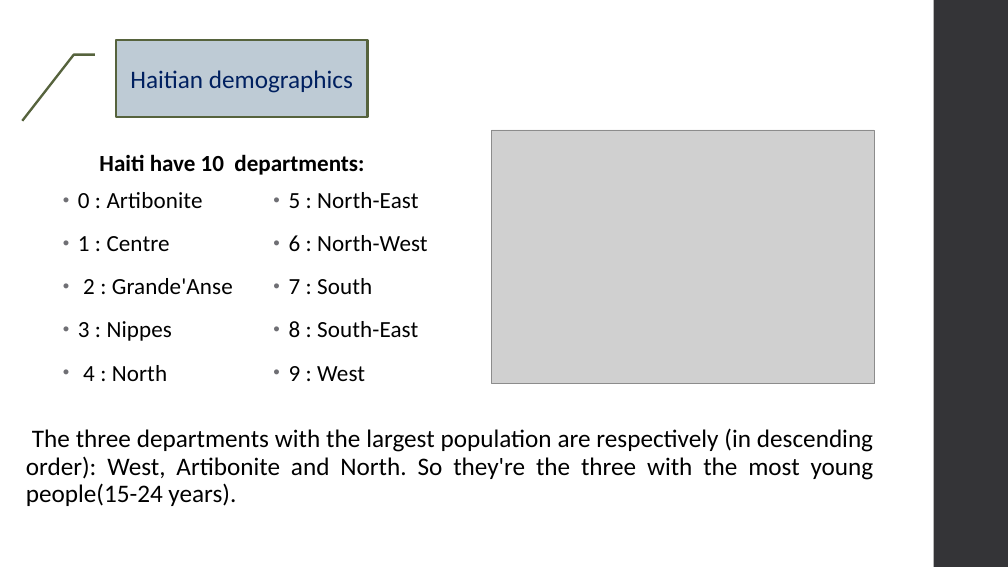
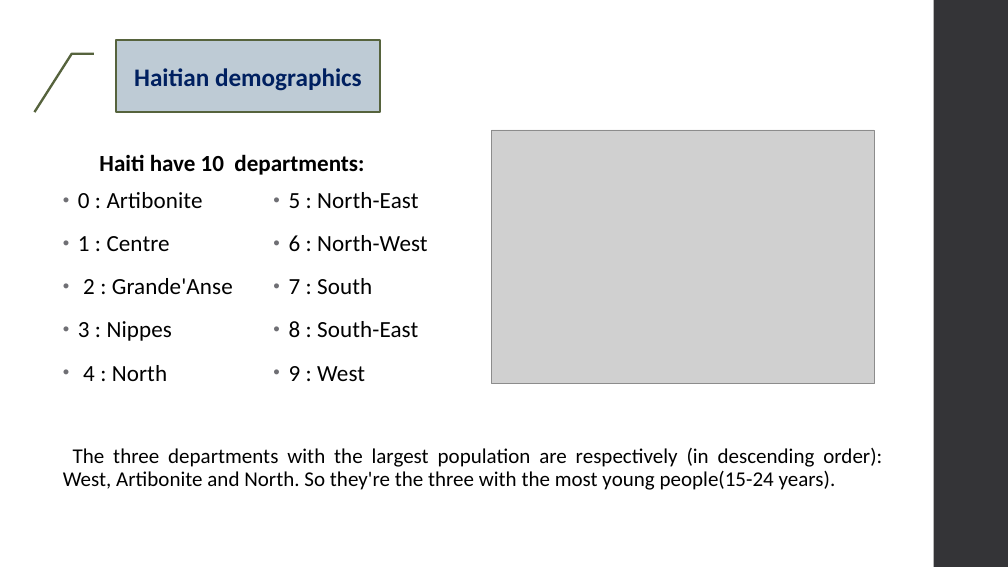
Before and after one commit to Maickery/Child_of_change, a slide deck: slide 7 of Result/Presentation.pptx. Drawn at 1008x567 pixels with LibreOffice and Linux fonts; fonts in the diff are those of the drawing; grey boxes stand for pictures. Boxes give left, top, right and bottom in pixels: in the first picture for what was removed or moved away, otherwise in the second. Text is boxed around its words. In the diff, an @@ line names an element or a change of style, - is before the commit and + after.

```diff
--- a/Result/Presentation.pptx
+++ b/Result/Presentation.pptx
@@ border callout "Haitian demographics": place and size @@
-border callout "Haitian demographics" at box(116, 40, 368, 117)
+border callout "Haitian demographics" at box(116, 40, 380, 112)
@@ border callout "Haitian demographics" at box(116, 40, 380, 112): bold on; proportions changed @@
@@ text "The three departments with the ...": place and size @@
-text "The three departments with the ..." at box(26, 428, 874, 506)
+text "The three departments with the ..." at box(63, 448, 882, 490)
@@ text "The three departments with the ..." at box(63, 448, 882, 490): size 24 to 20 pt @@
```
Also in this commit, not shown: 6 other slides changed, 4 slides added, 2 slides removed, 1 other file.
